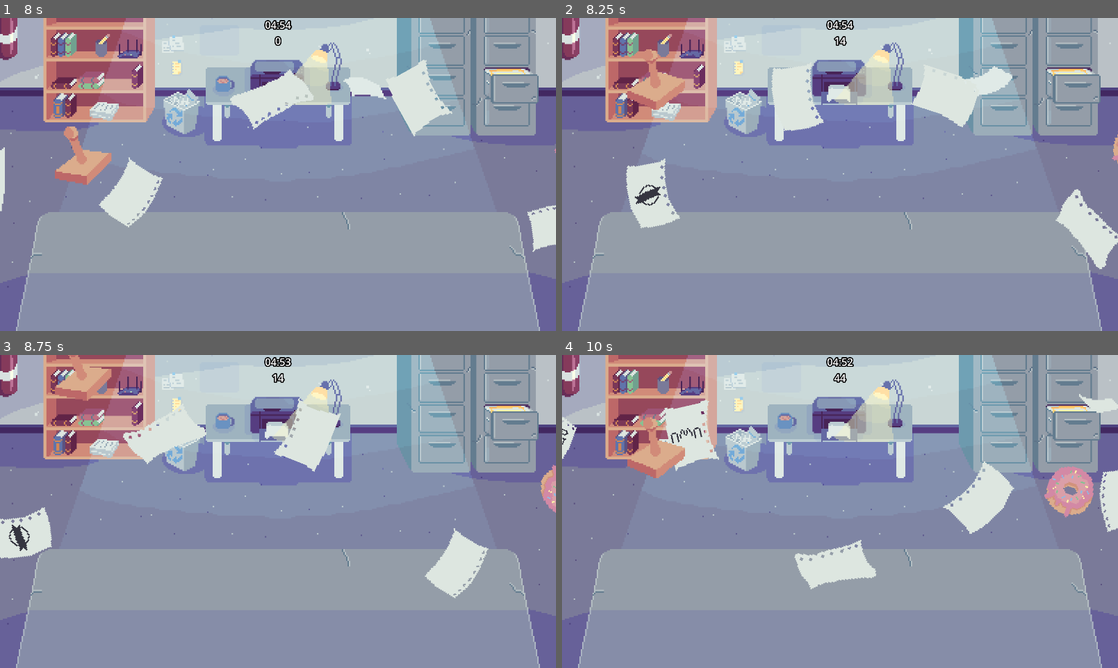
Above: before the commit, frames 1-4 (two rows, left to right).
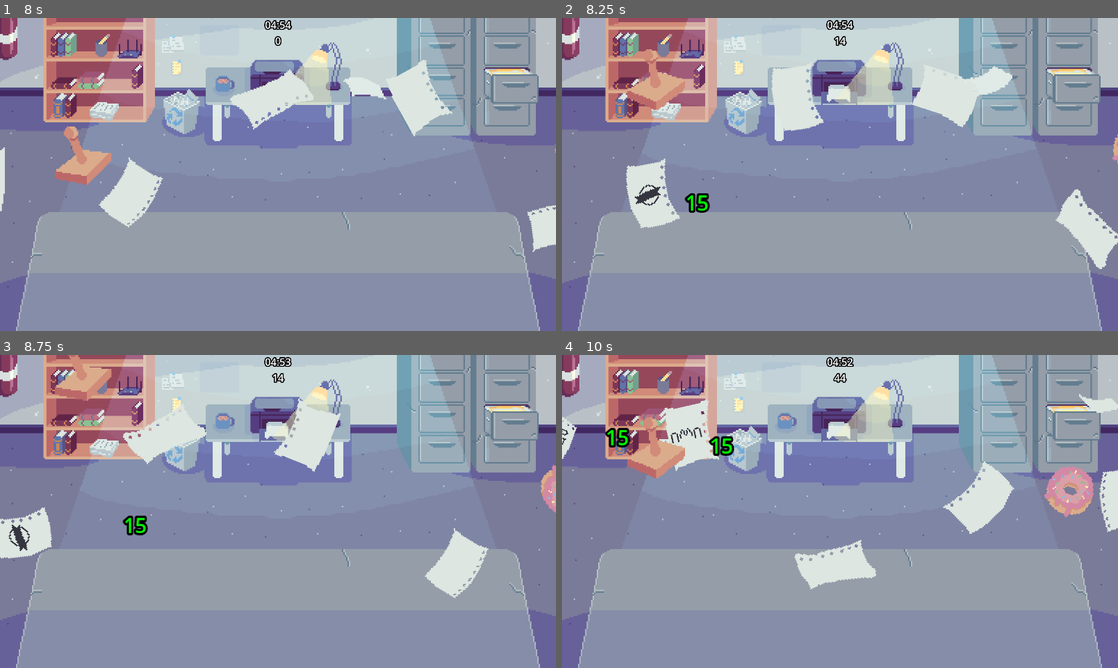
Above: after the commit, the same moments.

Repository: joashneves/felpo_jam_carimbo
Game: Godot game, scene res://Scene/Menu/Menu.tscn
The game is run twice, just before and just after one commit, with the same random seed, the same clock (stepped at 60 frames per second) and the same inputs. Sound files missing from this copy of the repository are replaced by a short silence.
Inputs (mouse positions are in pixels of both pictures, inside the frame that each line leads up to):
- Up to frame 1 (8 s): click (283, 133) at 0.5 s; click (283, 133) at 1.25 s; move the mouse to (400, 158) at 2.02 s; press the mouse at (400, 158) at 2.03 s; hold W (cima) 2.03-2.78 s; move the mouse to (166, 190) at 2.77 s; release the mouse at (166, 190) at 2.78 s; hold S (baixo) 2.78-3.53 s; click (166, 190) at 2.85 s; move the mouse to (333, 105) at 3.52 s; press the mouse at (333, 105) at 3.53 s; hold W (cima) 3.53-5.03 s; move the mouse to (250, 237) at 4.27 s; release the mouse at (250, 237) at 4.28 s; click (250, 237) at 4.35 s; move the mouse to (444, 221) at 5.02 s; press the mouse at (444, 221) at 5.03 s; hold S (baixo) 5.03-7.28 s; move the mouse to (111, 127) at 5.77 s; release the mouse at (111, 127) at 5.78 s; click (111, 127) at 5.85 s; move the mouse to (305, 174) at 6.52 s; press the mouse at (305, 174) at 6.53 s; move the mouse to (194, 96) at 7.27 s; release the mouse at (194, 96) at 7.28 s; hold W (cima) from 7.28 s (still down); click (194, 96) at 7.35 s
- Up to frame 2 (8.25 s): keep holding W (cima); move the mouse to (962, 158) at 8.02 s; press the mouse at (962, 158) at 8.03 s
- Up to frame 3 (8.75 s): keep holding W (cima)
- Up to frame 4 (10 s): move the mouse to (728, 527) at 8.77 s; release the mouse at (728, 527) at 8.78 s; click (728, 527) at 8.85 s; move the mouse to (1095, 492) at 9.52 s; release W (cima) at 9.53 s; press the mouse at (1095, 492) at 9.53 s; hold S (baixo) from 9.53 s (still down)

Frame 1 is identical in both runs. In frame 2, 0.2% of the frame differs, in the area x 22-27%, y 56-63%; in frame 3, 0.2%; in frame 4, 0.5%, in the area x 7-31%, y 23-33%.

Commit message:
colocando pontos visualmente no jogo

Diff:
--- a/Scene/ObjetoAleatorio/objeto_aleatorio.gd
+++ b/Scene/ObjetoAleatorio/objeto_aleatorio.gd
@@ -11,6 +11,7 @@
 @onready var sprite_1 = load("res://Assets/Pizza/pizza.png")
 @onready var sprite_2 = load("res://Assets/Cookie/cookie.png")
 @onready var sprite_3 = load("res://Assets/Donaut/donut.png")
+@onready var pontos_flutuante : PackedScene = load("res://Scene/Pontos/Pontos.tscn")
 @onready var escolher_sprite = [sprite_1, sprite_2, sprite_3].pick_random()
 
 @onready var camera : Camera2D = get_tree().get_first_node_in_group("Camera");
@@ -38,6 +39,12 @@
 	if body.is_in_group("Carimbo"):
 		GameManager.diminui_minutos(dano * 60)
 		GameManager.contabilzar_pontos(pontos)
-		body.encostei_em_algo()
-		camera.trigger_shake()
-		queue_free()
+		var pontos_criados = pontos_flutuante.instantiate()
+		pontos_criados.quantidade_dos_pontos = pontos
+		pontos_criados.position.x = position.x
+		pontos_criados.position.y = position.y
+		if get_tree() != null:
+			get_tree().root.add_child(pontos_criados)
+			body.encostei_em_algo()
+			camera.trigger_shake()
+			queue_free()
--- a/Scene/Papel/papel.gd
+++ b/Scene/Papel/papel.gd
@@ -3,9 +3,11 @@
 @export var velocidade : float = 200
 
 @onready var sprite_do_papel : AnimatedSprite2D = $AnimationSprite
+@onready var pontos_flutuante : PackedScene = load("res://Scene/Pontos/Pontos.tscn")
 @export var max_y = 400;
 @export var min_y = 0;
 var carimbo_1 = load("res://Assets/Papel/pape_carimbadol.png");
+
 var carimbado : bool = false
 var tocando : Node2D = null;
 var direcao =  [0.05, -0.05, 0,0.07, -0.07].pick_random()
@@ -36,9 +38,16 @@
 func _physics_process(delta: float) -> void:
 	rodando_o_papel()
 	if Input.is_action_pressed("carimbar") and tocando != null and carimbado == false:
-			GameManager.contabilzar_pontos([5,10,15].pick_random())
-			sprite_do_papel.play(escolher_sprite)
-			carimbado = true
+		var pontos_aleatorios = [5,10,15].pick_random()
+		GameManager.contabilzar_pontos(pontos_aleatorios)
+		sprite_do_papel.play(escolher_sprite)
+		carimbado = true
+		var pontos = pontos_flutuante.instantiate()
+		pontos.quantidade_dos_pontos = pontos_aleatorios
+		pontos.position.x = position.x
+		pontos.position.y = position.y
+		if get_tree() != null:
+			get_tree().root.add_child(pontos)
 
 func papel_bate_na_parede():
 	if position.y <= min_y || position.y >= max_y:
--- /dev/null
+++ b/Scene/Pontos/Pontos.tscn
@@ -0,0 +1,23 @@
+[gd_scene format=3 uid="uid://dbu4fmv33swpb"]
+
+[ext_resource type="Script" uid="uid://c2tisgcmkcgom" path="res://Scene/Pontos/pontos.gd" id="1_0xwdp"]
+
+[node name="Pontos" type="Node2D" unique_id=549576414]
+z_index = 2
+script = ExtResource("1_0xwdp")
+
+[node name="Label" type="Label" parent="." unique_id=142602094]
+offset_right = 40.0
+offset_bottom = 23.0
+theme_override_colors/font_color = Color(1, 1, 1, 1)
+theme_override_colors/font_outline_color = Color(0, 0, 0, 1)
+theme_override_constants/outline_size = 12
+theme_override_font_sizes/font_size = 28
+text = "-1"
+horizontal_alignment = 1
+vertical_alignment = 1
+
+[node name="Timer" type="Timer" parent="." unique_id=87213405]
+autostart = true
+
+[connection signal="timeout" from="Timer" to="." method="_on_timer_timeout"]
--- /dev/null
+++ b/Scene/Pontos/pontos.gd
@@ -0,0 +1,32 @@
+extends Node2D
+
+@export var texto_dos_pontos : String = "";
+@export var quantidade_dos_pontos : int;
+
+@onready var label_texto : Label = $Label
+
+# Called when the node enters the scene tree for the first time.
+func _ready() -> void:
+	verfica_ponto(quantidade_dos_pontos)
+
+
+# Called every frame. 'delta' is the elapsed time since the previous frame.
+func _process(delta: float) -> void:
+	voa_meio_fluante(delta)
+
+func verfica_ponto(pontos) -> void:
+	if pontos < 0:
+		label_texto.text = str(+pontos)
+		label_texto.add_theme_color_override("font_color", Color(129.359, 0.219, 0.077, 1.0) )
+	else:
+		label_texto.text = str(pontos)
+		label_texto.add_theme_color_override("font_color", Color(0.0, 44.299, 0.0, 1.0) )
+
+func voa_meio_fluante(delta):
+	if quantidade_dos_pontos >= 0:
+		position.y -= 40 * delta
+	else:
+		position.y += 40 * delta
+
+func _on_timer_timeout() -> void:
+	queue_free()
Not shown, added: Scene/Pontos/pontos.gd.uid
